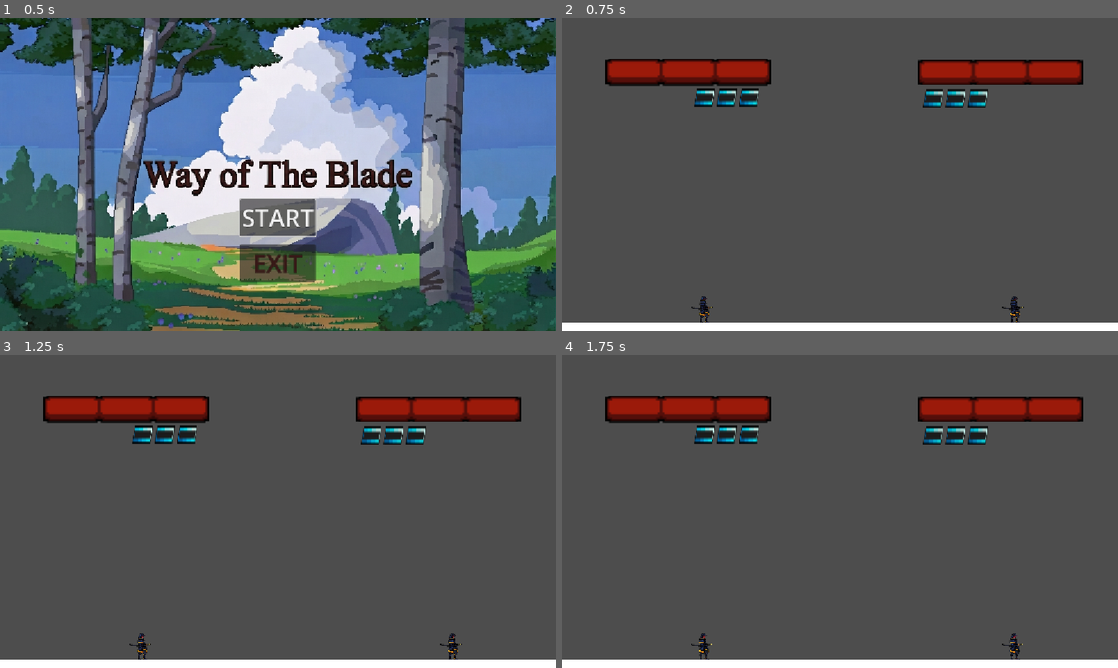
Above: before the commit, frames 1-4 (two rows, left to right).
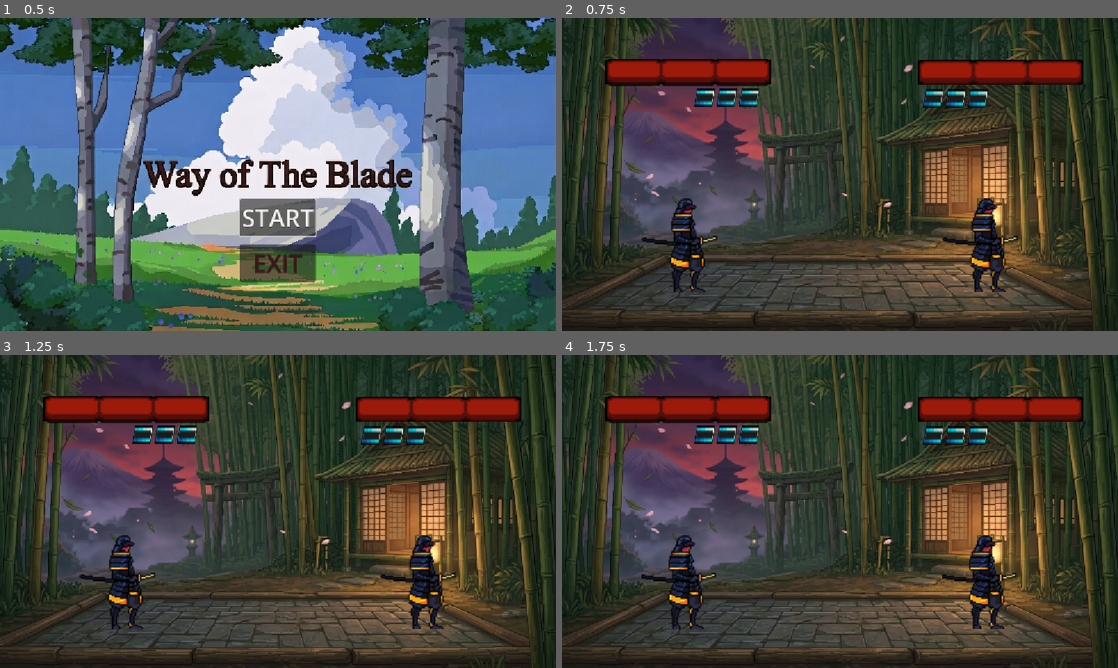
Above: after the commit, the same moments.

Repository: ianRHS/Way-of-the-blade-
Game: Godot game, scene res://Scenes/MainMenu.tscn
The game is run twice, just before and just after one commit, with the same random seed, the same clock (stepped at 60 frames per second) and the same inputs.
Inputs:
- Up to frame 1 (0.5 s): no input
- Up to frame 2 (0.75 s): click "START" at 0.5 s
- Up to frame 3 (1.25 s): no input
- Up to frame 4 (1.75 s): no input

Frame 1 is identical in both runs. In frame 2, 79% of the frame differs, in the area x 0-100%, y 0-100%; in frame 3, 79%; in frame 4, 79%.

Commit message:
Added bamboo forest arena for game
Replaced the grey placeholder arena with a layered 2d Pixel-art bamboo forest background and updated floor textures.

Diff:
--- a/Scenes/Main.tscn
+++ b/Scenes/Main.tscn
@@ -4,6 +4,7 @@
 [ext_resource type="Script" uid="uid://dt6aru0gm20aq" path="res://Scripts/Camera.gd" id="3_kln2b"]
 [ext_resource type="PackedScene" uid="uid://binsmm51c3858" path="res://Scenes/hud.tscn" id="3_rgh2o"]
 [ext_resource type="PackedScene" uid="uid://b5x1nfrmc3t54" path="res://Scenes/pause_menu.tscn" id="4_rgh2o"]
+[ext_resource type="Texture2D" uid="uid://cvtx2k382ldwh" path="res://Assets/e5a8aeeb-32ca-4c44-bbd0-1733f2adb2d7.jpg" id="5_pbw6q"]
 
 [sub_resource type="RectangleShape2D" id="RectangleShape2D_xnrmw"]
 size = Vector2(1152, 18)
@@ -16,20 +17,21 @@
 [node name="Floor" type="StaticBody2D" parent="." unique_id=1427900738]
 
 [node name="CollisionShape2D" type="CollisionShape2D" parent="Floor" unique_id=523584079]
-position = Vector2(576, 639)
+position = Vector2(574, 575)
 shape = SubResource("RectangleShape2D_xnrmw")
 
 [node name="ColorRect" type="ColorRect" parent="Floor" unique_id=565232438]
-offset_top = 630.0
-offset_right = 1152.0
-offset_bottom = 648.0
+offset_left = -2.0
+offset_top = 566.0
+offset_right = 1150.0
+offset_bottom = 584.0
 
 [node name="Player 1" parent="." unique_id=217431882 node_paths=PackedStringArray("opponent") instance=ExtResource("1_glv2v")]
-position = Vector2(293, 590)
+position = Vector2(254, 473)
 opponent = NodePath("../Player 2")
 
 [node name="Player 2" parent="." unique_id=1135110097 node_paths=PackedStringArray("opponent") instance=ExtResource("1_glv2v")]
-position = Vector2(937, 590)
+position = Vector2(877, 478)
 player_prefix = "p2"
 opponent = NodePath("../Player 1")
 
@@ -52,3 +54,15 @@
 [node name="HUD" parent="." unique_id=1926756454 instance=ExtResource("3_rgh2o")]
 
 [node name="PauseMenu" parent="HUD" unique_id=195141643 instance=ExtResource("4_rgh2o")]
+visible = false
+
+[node name="TextureRect" type="TextureRect" parent="." unique_id=515063896]
+anchors_preset = 15
+anchor_right = 1.0
+anchor_bottom = 1.0
+offset_right = 1152.0
+offset_bottom = 648.0
+grow_horizontal = 2
+grow_vertical = 2
+texture = ExtResource("5_pbw6q")
+expand_mode = 1
--- a/Scenes/player.tscn
+++ b/Scenes/player.tscn
@@ -336,6 +336,8 @@
 }]
 
 [node name="Player" type="CharacterBody2D" unique_id=217431882]
+z_index = 1
+scale = Vector2(3.5, 3.5)
 script = ExtResource("1_4flbx")
 
 [node name="Sprite2D" type="Sprite2D" parent="." unique_id=590253631]
Binary file added: Assets/0bd30ac8-5eca-4558-acf9-fb012fb92abe.jpg
Not shown, added: Assets/0bd30ac8-5eca-4558-acf9-fb012fb92abe.jpg.import
Binary file added: Assets/e5a8aeeb-32ca-4c44-bbd0-1733f2adb2d7.jpg
Not shown, added: Assets/e5a8aeeb-32ca-4c44-bbd0-1733f2adb2d7.jpg.import
Not shown, added: Assets/Gemini_Generated_Image_y37nugy37nugy37n.jfif
